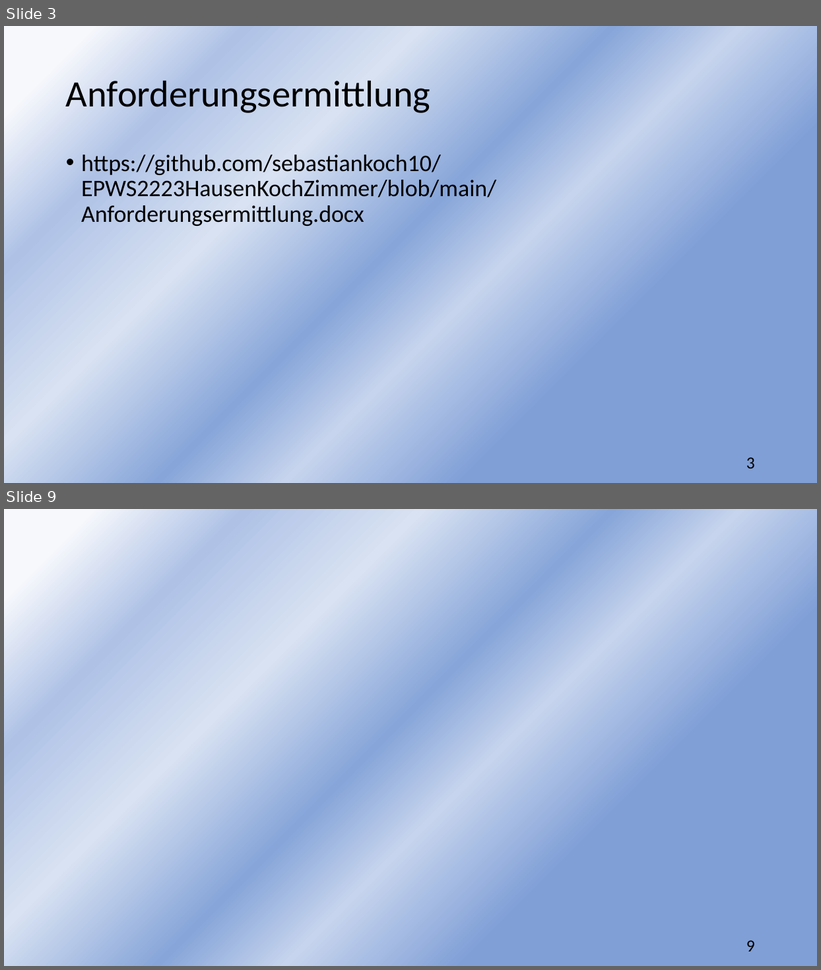
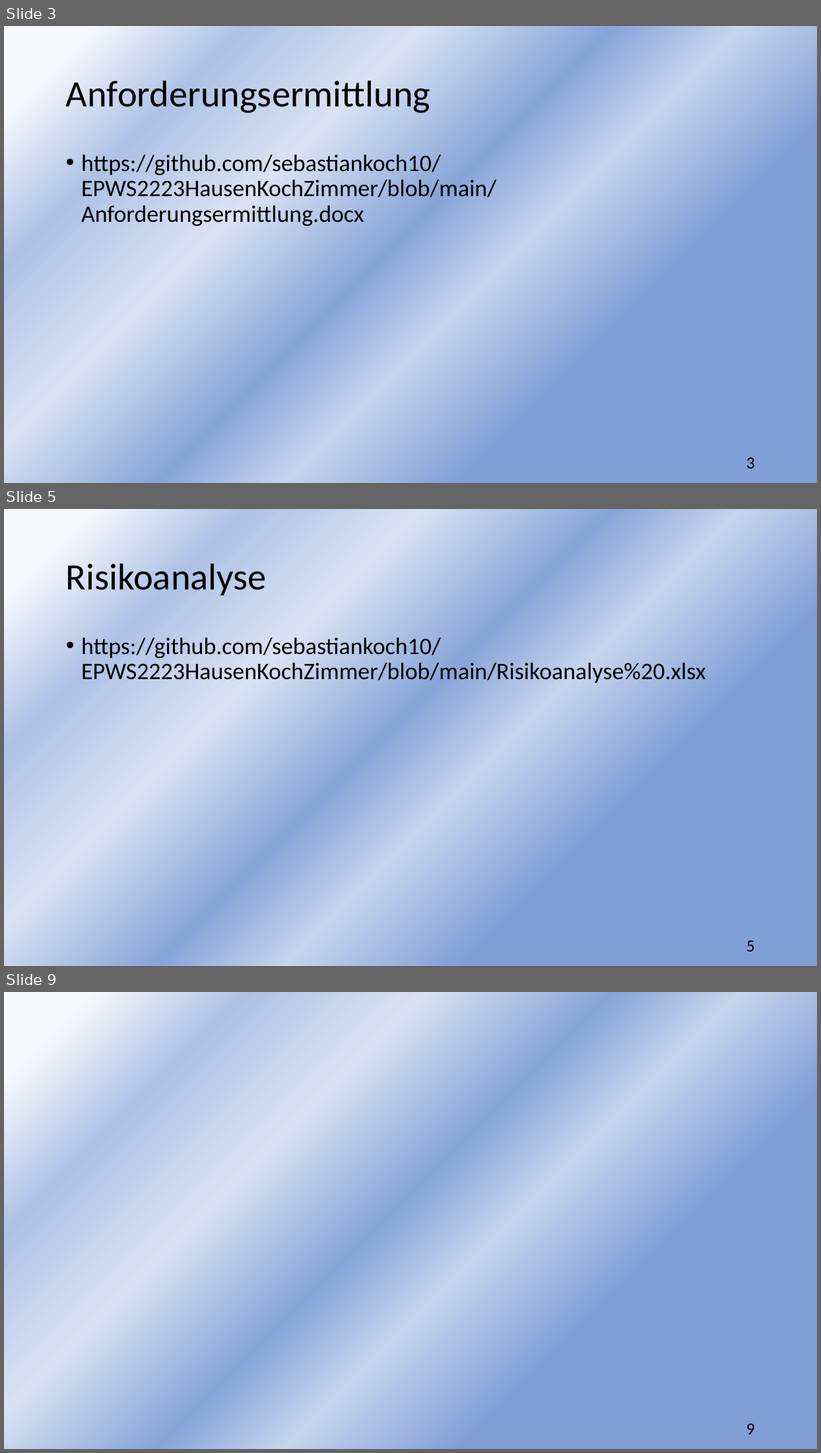
Before and after one commit to sebastiankoch10/EPWS2223HausenKochZimmer, a slide deck: EPWS2223HausenKochZimmer Audit 2.pptx. Shown one above the other, each under a label of ours: slides 3 and 9 before the commit, slides 3, 5 and 9 after it; the slides between them are not shown. The pictures are 821x970 and 821x1453 pixels, drawn with LibreOffice and Linux fonts; fonts in the diff are those of the drawing. Boxes give left, top, right and bottom in pixels: in the first picture for what was removed or moved away, otherwise in the second. Text is boxed around its words. In the diff, an @@ line names an element or a change of style, - is before the commit and + after.

```diff
--- a/EPWS2223HausenKochZimmer Audit 2.pptx
+++ b/EPWS2223HausenKochZimmer Audit 2.pptx
@@ slide 5 added at box(4, 509, 817, 966), background gradient #F6F8FC to #AFC2E6 to #D8E2F2 to #87A5D9 to #C6D4ED to #809FD7 @@
@@ title added at box(66, 558, 267, 595), 44 pt, text #000000 @@
+Risikoanalyse
@@ text added at box(81, 638, 706, 686), 28 pt, text #000000 @@
+• https://github.com/sebastiankoch10/EPWS2223HausenKochZimmer/blob/main/Risikoanalyse%20.xlsx
@@ page number added at box(746, 941, 755, 952), 20 pt, text #000000 @@
+5
```
Also in this commit, not shown: 1 slide changed, 4 other slides added, 5 slides removed, 4 other files.
